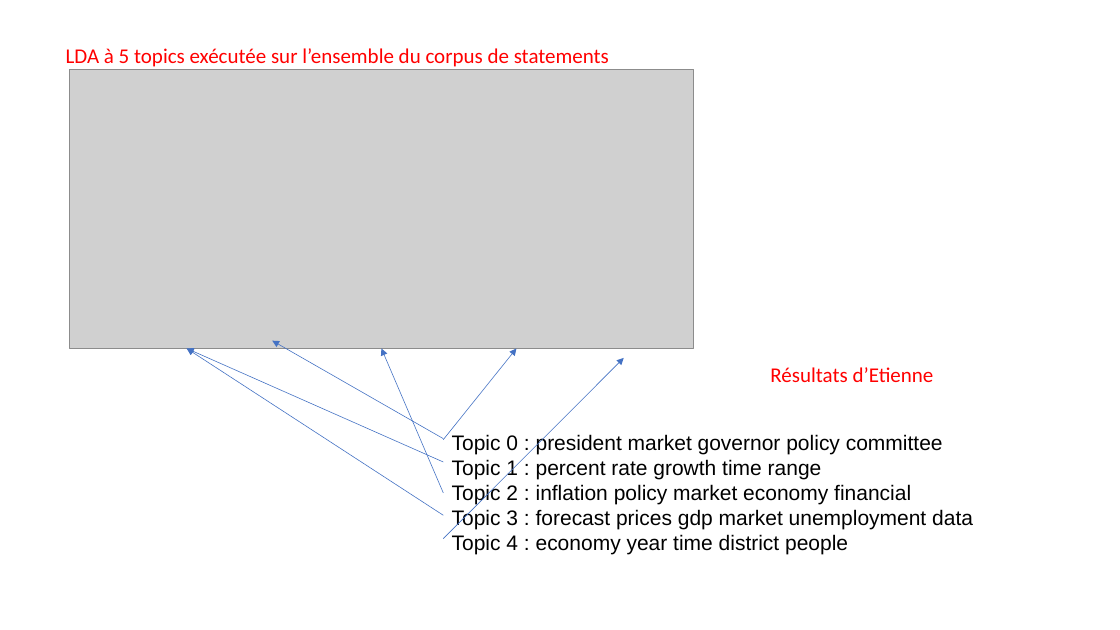
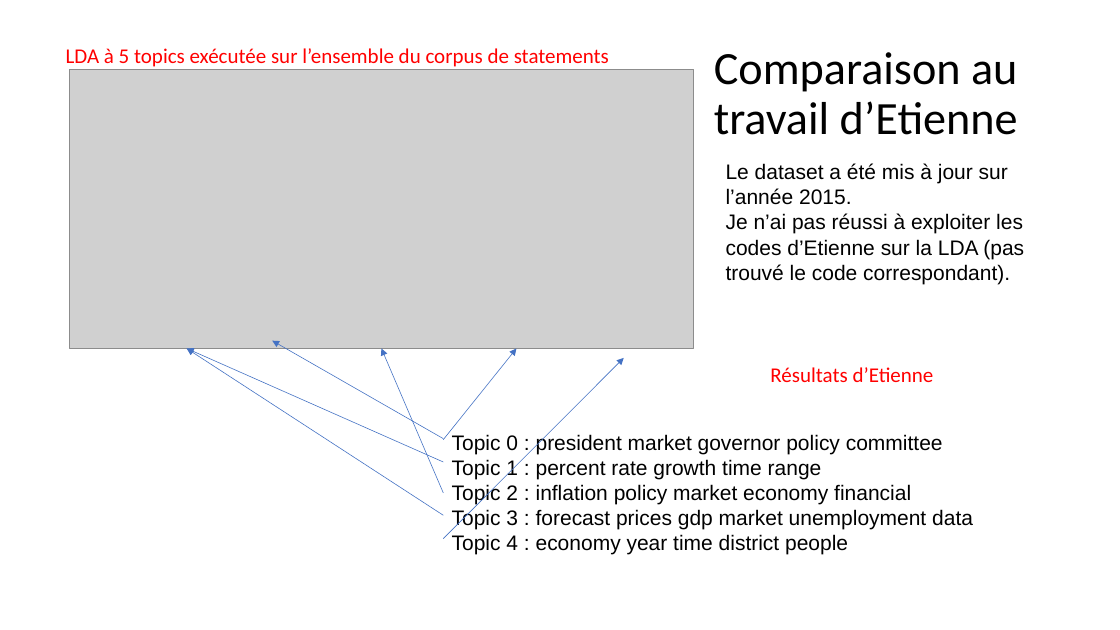
Before and after one commit to erialc-cal/NLP-FOMC, a slide deck: slide 14 of Pour_reu/reu1.pptx (slide 6 before the commit). Drawn at 1120x630 pixels with LibreOffice and Linux fonts; fonts in the diff are those of the drawing; grey boxes stand for pictures. Boxes give left, top, right and bottom in pixels: in the first picture for what was removed or moved away, otherwise in the second. Text is boxed around its words. In the diff, an @@ line names an element or a change of style, - is before the commit and + after.

```diff
--- a/Pour_reu/reu1.pptx
+++ b/Pour_reu/reu1.pptx
@@ title added at (714,52,1018,135), 39.6 pt, text #000000 @@
+Comparaison au travail d’Etienne
@@ text added at (726,163,1024,284), 18 pt, text #000000 @@
+Le dataset a été mis à jour sur l’année 2015.
+Je n’ai pas réussi à exploiter les codes d’Etienne sur la LDA (pas trouvé le code correspondant).
```
Also in this commit, not shown: 5 other slides changed, 8 slides added, 3 slides removed, 46 other files.
